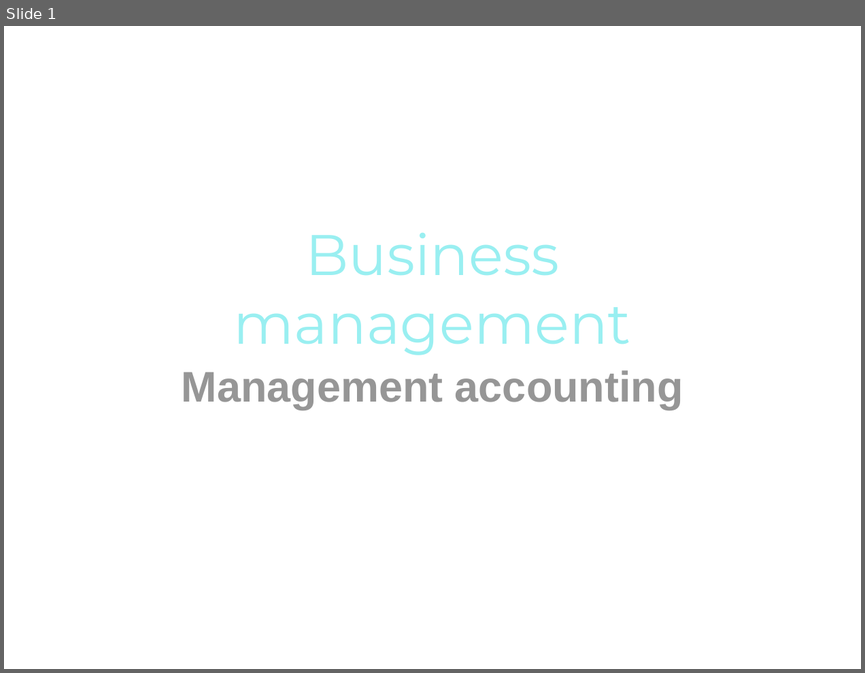
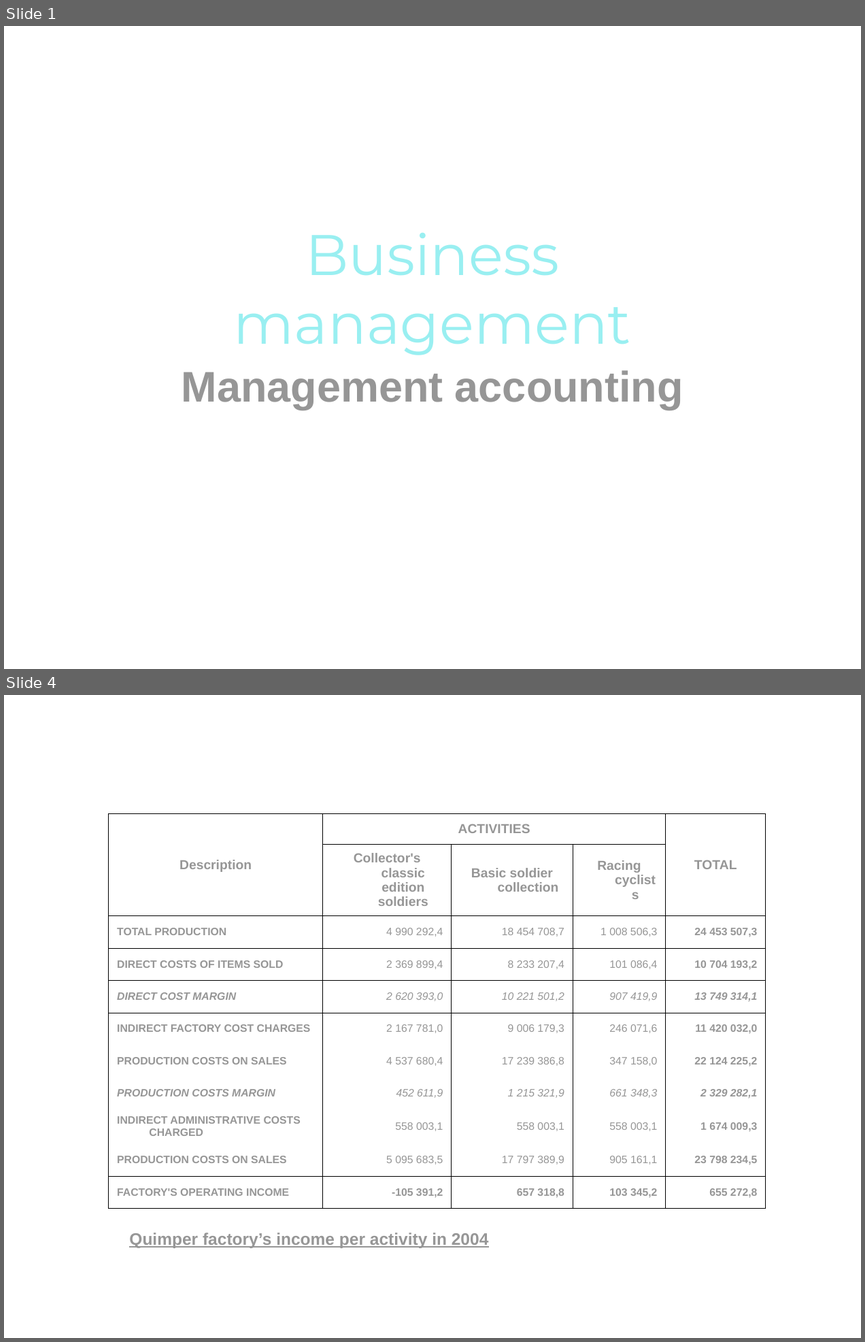
Before and after one commit to pngames/pavillon-noir, a slide deck: .others/tertiaire/tertiaire_finance.ppt. Shown one above the other, each under a label of ours: slide 1 before the commit, slides 1 and 4 after it; the slides between them are not shown. The pictures are 865x673 and 865x1342 pixels, drawn with LibreOffice and Linux fonts; fonts in the diff are those of the drawing; background and template pictures are left out. Boxes give left, top, right and bottom in pixels: in the first picture for what was removed or moved away, otherwise in the second. Text is boxed around its words. In the diff, an @@ line names an element or a change of style, - is before the commit and + after.

```diff
--- a/.others/tertiaire/tertiaire_finance.ppt
+++ b/.others/tertiaire/tertiaire_finance.ppt
@@ slide 4 added at (4, 695, 861, 1338), background picture (left out) @@
@@ table added at (109, 814, 766, 1208), 11 rows, 5 columns @@
+Description | ACTIVITIES |  |  | TOTAL
+ | Collector's classic edition soldiers | Basic soldier collection | Racing cyclists | 
+TOTAL PRODUCTION | 4 990 292,4 | 18 454 708,7 | 1 008 506,3 | 24 453 507,3
+DIRECT COSTS OF ITEMS SOLD | 2 369 899,4 | 8 233 207,4 | 101 086,4 | 10 704 193,2
+DIRECT COST MARGIN | 2 620 393,0 | 10 221 501,2 | 907 419,9 | 13 749 314,1
+INDIRECT FACTORY COST CHARGES | 2 167 781,0 | 9 006 179,3 | 246 071,6 | 11 420 032,0
+PRODUCTION COSTS ON SALES | 4 537 680,4 | 17 239 386,8 | 347 158,0 | 22 124 225,2
+PRODUCTION COSTS MARGIN | 452 611,9 | 1 215 321,9 | 661 348,3 | 2 329 282,1
+INDIRECT ADMINISTRATIVE COSTS CHARGED | 558 003,1 | 558 003,1 | 558 003,1 | 1 674 009,3
+PRODUCTION COSTS ON SALES | 5 095 683,5 | 17 797 389,9 | 905 161,1 | 23 798 234,5
+FACTORY'S OPERATING INCOME | -105 391,2 | 657 318,8 | 103 345,2 | 655 272,8
@@ text added at (129, 1232, 489, 1248), 14 pt, text #969696, bold, underline @@
+Quimper factory’s income per activity in 2004
```
Also in this commit, not shown: 2 slides changed, 4 other slides added, 1 slide removed.
